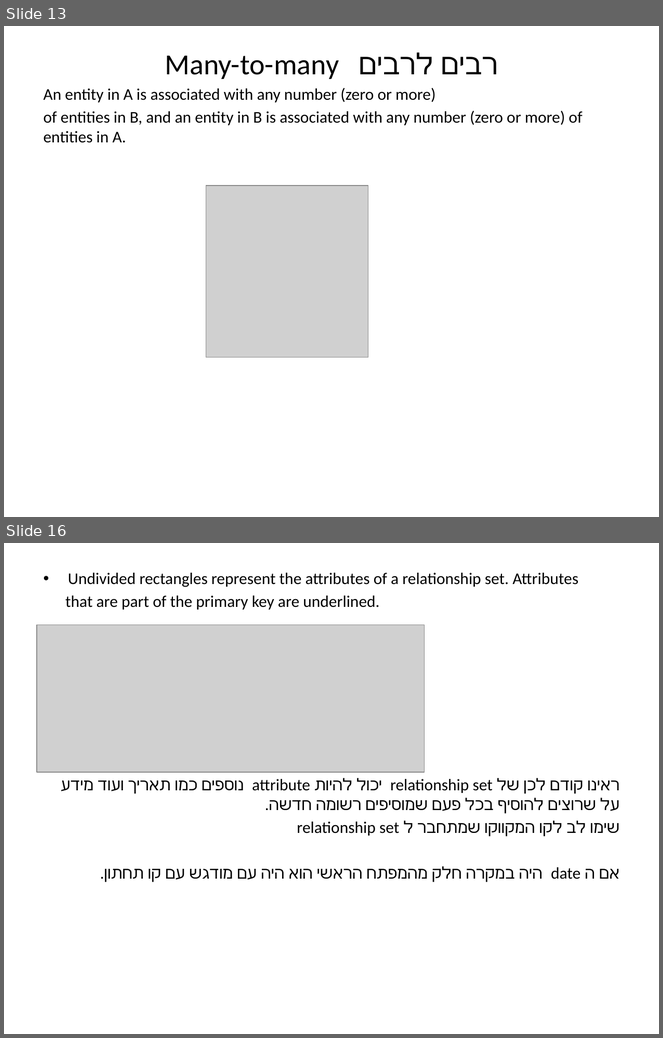
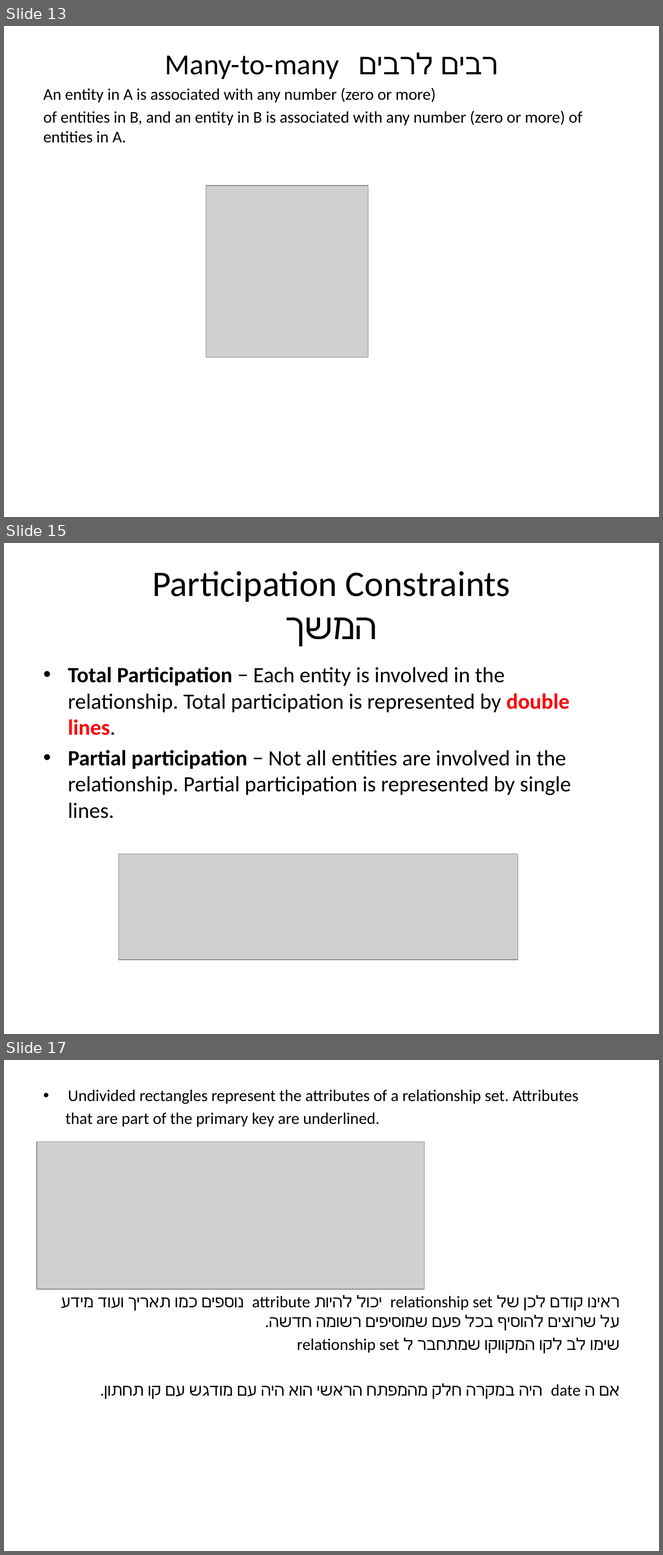
Before and after one commit to Kaitel/OOP, a slide deck: 20277 Database systems/Entity–relationship model.pptx. Shown one above the other, each under a label of ours: slides 13 and 16 before the commit, slides 13, 15 and 17 after it; the slides between them are not shown. The pictures are 663x1038 and 663x1555 pixels, drawn with LibreOffice and Linux fonts; fonts in the diff are those of the drawing; grey boxes stand for pictures. Boxes give left, top, right and bottom in pixels: in the first picture for what was removed or moved away, otherwise in the second. Text is boxed around its words. In the diff, an @@ line names an element or a change of style, - is before the commit and + after.

```diff
--- a/20277 Database systems/Entity–relationship model.pptx
+++ b/20277 Database systems/Entity–relationship model.pptx
@@ slide 15 added at (4,543,659,1034), background #FFFFFF @@
@@ title added at (152,571,510,646), 39.6 pt, text #000000 @@
+Participation Constraints
+המשך
@@ text added at (68,667,571,819), 24 pt, text #000000 @@
+• Total Participation − Each entity is involved in the relationship. Total participation is represented by double lines.
+• Partial participation − Not all entities are involved in the relationship. Partial participation is represented by single lines.
@@ picture added at (118,854,518,960) @@
@@ what was slide 16 is now slide 17 @@
```
Also in this commit, not shown: 10 slides changed, 7 other slides added, 2 slides removed, 2 other files.
